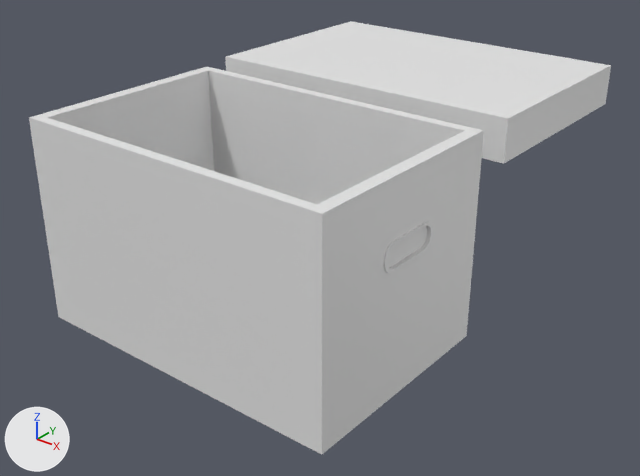
One commit to the FBX model Assets/Models/Dressing Room/SM_Costume_Box_Open_Metal.fbx: the scene before it, then after it.
One viewpoint serves both versions: a camera (50 mm lens) standing at (1.283, -1.363, 1.144) and looking at (-0.008, 0.25, 0.144). Lighting does not change. The marker at lower left points along +X, +Y and +Z. The first picture is the older version. Where no turn or scale is listed for an object, it has been applied to the vertices.

Names of what the first picture shows: 'Caixa_Figurino_Grande_Aberta_Com_Metal'.
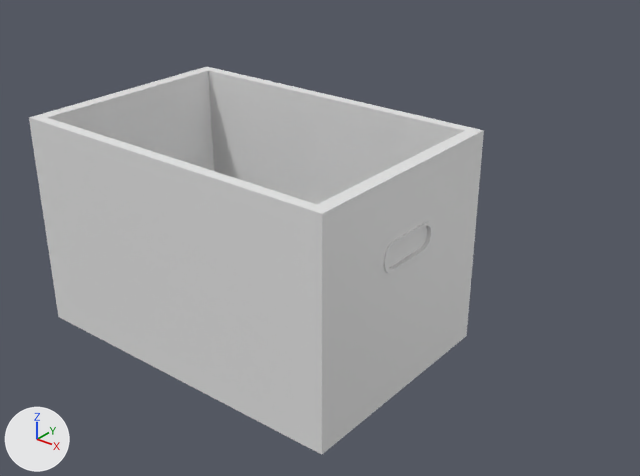
Where the change shows, as pixel boxes (x1, y1, x2, y2) in the pictures (640 x 476 px):
'Caixa_Figurino_Grande_Aberta_Com_Metal', reshaped (22% narrower, 11% shorter): before (29, 21, 611, 455); after (29, 67, 484, 455)
part 1 of me_plane_035, deleted: before (225, 21, 611, 164)

Patch to the scene script:
```diff
--- a/Assets/Models/Dressing Room/SM_Costume_Box_Open_Metal.fbx.py
+++ b/Assets/Models/Dressing Room/SM_Costume_Box_Open_Metal.fbx.py
@@ me_plane_035 @@
 # used by ob_caixa_figurino_grande_aberta_com_metal; location = (0.0, 0.0, 0.0)
-me_plane_035.from_pydata(...)  # 208 vertices, 238 faces; spans x -0.433..0.433, y -0.279..0.939, z 0.0..0.526
+me_plane_035.from_pydata(...)  # 192 vertices, 224 faces; spans x -0.424..0.424, y -0.279..0.279, z 0.0..0.519
+# me_plane_035 part 1: the loose piece of 16 vertices spanning x -0.433..0.433, y 0.364..0.939, z 0.42..0.526 is deleted
```
